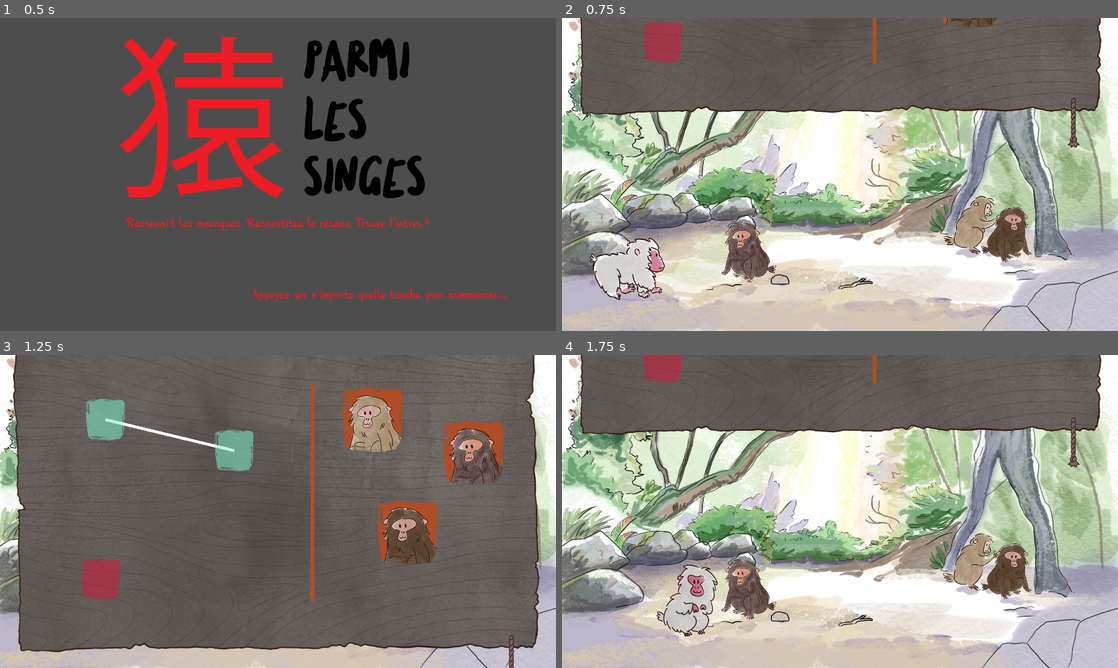
Above: before the commit, frames 1-4 (two rows, left to right).
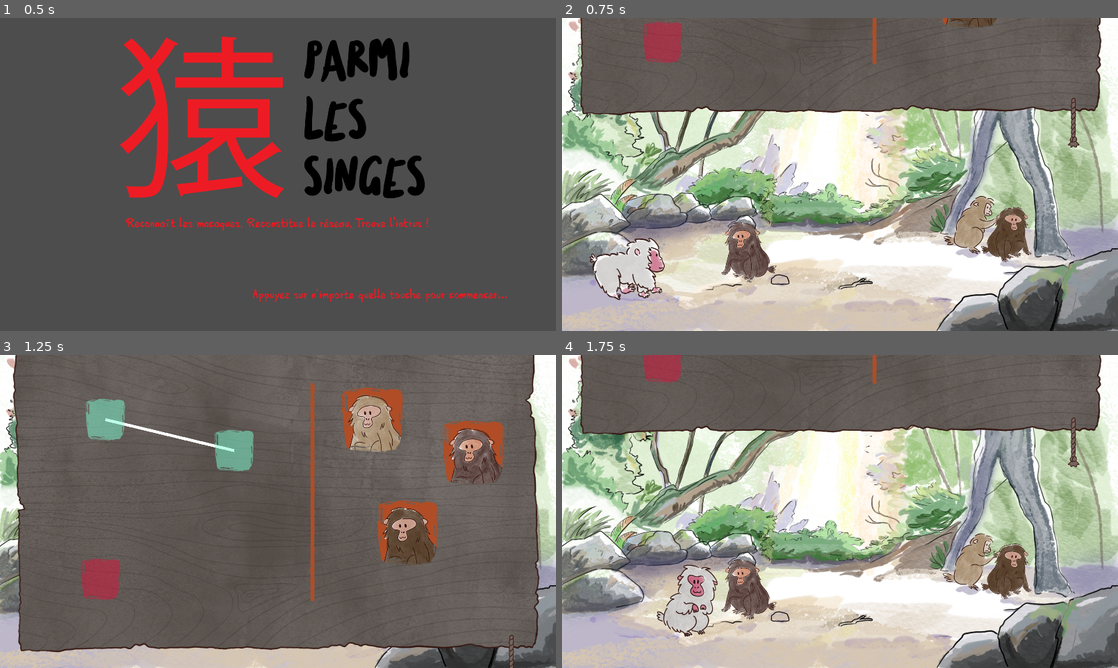
Above: after the commit, the same moments.

Repository: ManonMarchand/scientific-game-jam-25
Game: Godot game, scene res://game/intro.tscn
Same seed, same stepped clock (60 frames per second), same inputs: the game is played once before the commit and once after it. The engine's default icon, where the game draws it, is replaced by a stand-in: a white triangle on a blue panel in a dark square.
Inputs (mouse positions are in pixels of both pictures, inside the frame that each line leads up to):
- Up to frame 1 (0.5 s): no input
- Up to frame 2 (0.75 s): tap N at 0.5 s; move the mouse to (962, 158) at 0.52 s; hold D (move_right) from 0.53 s (still down); tap Space (toggle_panel) at 0.6 s; click (962, 158) at 0.67 s
- Up to frame 3 (1.25 s): keep holding D (move_right)
- Up to frame 4 (1.75 s): release D (move_right) at 1.25 s; drag from (1073, 661) to (934, 420) at 1.27 s

Frame 1 is identical in both runs. In frame 2, 5.7% of the frame differs, in the area x 67-100%, y 28-100%; in frame 3, 2.7%; in frame 4, 5.7%.

Commit message:
feat: integrate a few foregrounds

Diff:
--- a/monkey/levels/level_1/substage_1_1.tscn
+++ b/monkey/levels/level_1/substage_1_1.tscn
@@ -1,8 +1,10 @@
-[gd_scene load_steps=4 format=3 uid="uid://dsixorsmpqwhw"]
+[gd_scene load_steps=6 format=3 uid="uid://dsixorsmpqwhw"]
 
 [ext_resource type="Texture2D" uid="uid://4fbuuxk75onq" path="res://assets/backgrounds/lvl1_jungle_arriere_plan.png" id="1_fb4f5"]
 [ext_resource type="PackedScene" uid="uid://cw0aiwfwwm1fo" path="res://monkey/monkey.tscn" id="1_fcyn3"]
 [ext_resource type="Script" path="res://substage/substage.gd" id="1_k8pkw"]
+[ext_resource type="Texture2D" uid="uid://c4r3cea3lh6av" path="res://assets/foregrounds/lvl1_jungle_1er_plan.png" id="4_d261n"]
+[ext_resource type="Texture2D" uid="uid://qxf11wov2n3e" path="res://assets/foregrounds/lvl1_jungle_racine.png" id="5_nxgyj"]
 
 [node name="Substage" type="Node2D"]
 script = ExtResource("1_k8pkw")
@@ -28,3 +30,13 @@
 position = Vector2(1539, 747)
 monkey_action = 0
 monkey_name = 3
+
+[node name="Lvl1Jungle1ErPlan" type="Sprite2D" parent="."]
+z_index = 1
+position = Vector2(960, 540)
+texture = ExtResource("4_d261n")
+
+[node name="Lvl1JungleRacine" type="Sprite2D" parent="."]
+z_index = 1
+position = Vector2(960, 540)
+texture = ExtResource("5_nxgyj")
--- a/monkey/levels/level_2/substage_2_2.tscn
+++ b/monkey/levels/level_2/substage_2_2.tscn
@@ -1,8 +1,10 @@
-[gd_scene load_steps=4 format=3 uid="uid://cohsa1no6dpv3"]
+[gd_scene load_steps=6 format=3 uid="uid://cohsa1no6dpv3"]
 
 [ext_resource type="PackedScene" uid="uid://cw0aiwfwwm1fo" path="res://monkey/monkey.tscn" id="1_0hy71"]
 [ext_resource type="Script" path="res://substage/substage.gd" id="1_jp1a6"]
 [ext_resource type="Texture2D" uid="uid://bpwvrvysv42rr" path="res://assets/backgrounds/Forêt - cailloux 2.png" id="1_q45me"]
+[ext_resource type="Texture2D" uid="uid://ck7qg427x53xx" path="res://assets/backgrounds/Forêt - cailloux 2_caillou_droite.png" id="4_aom4u"]
+[ext_resource type="Texture2D" uid="uid://b41t1dr3qxlmk" path="res://assets/backgrounds/Forêt - cailloux 2_caillou_gauche.png" id="5_i6yak"]
 
 [node name="Substage" type="Node2D"]
 script = ExtResource("1_jp1a6")
@@ -29,3 +31,13 @@
 monkey_action = 0
 monkey_name = 4
 monkey_is_intruder = true
+
+[node name="Forêt-Cailloux2CaillouDroite" type="Sprite2D" parent="."]
+z_index = 1
+position = Vector2(1641, 922)
+texture = ExtResource("4_aom4u")
+
+[node name="Forêt-Cailloux2CaillouGauche" type="Sprite2D" parent="."]
+z_index = 1
+position = Vector2(177, 969)
+texture = ExtResource("5_i6yak")
Binary file added: monkey/assets/backgrounds/Forêt - cailloux 2_caillou_droite.png
Not shown, added: monkey/assets/backgrounds/Forêt - cailloux 2_caillou_droite.png.import
Binary file added: monkey/assets/backgrounds/Forêt - cailloux 2_caillou_gauche.png
Not shown, added: monkey/assets/backgrounds/Forêt - cailloux 2_caillou_gauche.png.import
